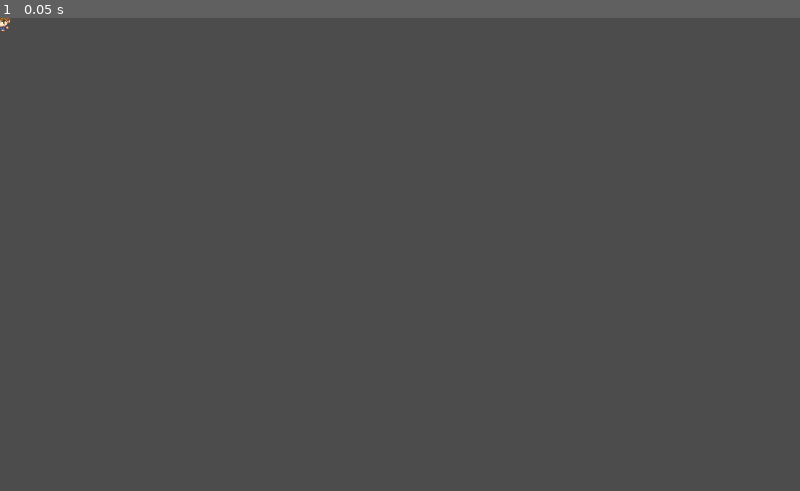
Above: before the commit, frame 1.
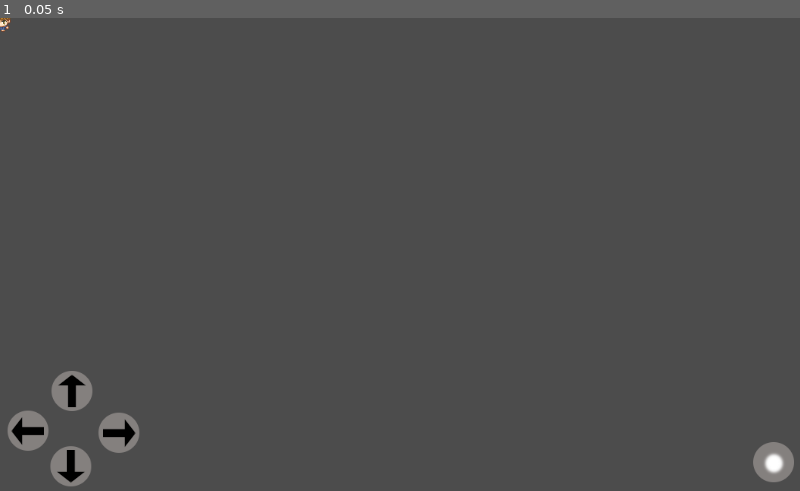
Above: after the commit, the same moment.

Repository: danielxf007/Multiplayer_Bomberman
Game: Godot game, scene res://player.tscn
The game is run twice, just before and just after one commit, with the same random seed, the same clock (stepped at 60 frames per second) and the same inputs. This scene is started directly instead of the project's main scene.
Inputs:
- Up to frame 1 (0.05 s): no input

The runs differ from the first frame. In frame 1, 1.7% of the frame differs, in the area x 1-100%, y 74-99%.

Commit message:
android

Diff:
--- a/gamestate.gd
+++ b/gamestate.gd
@@ -4,7 +4,7 @@
 const DEFAULT_PORT = 10567
 
 # Max number of players
-const MAX_PEERS = 12
+const MAX_PEERS = 4
 
 # Name for my player
 var player_name = "The Warrior"
--- a/lobby.tscn
+++ b/lobby.tscn
@@ -80,6 +80,7 @@
 size_flags_horizontal = 2
 size_flags_vertical = 2
 text = "The Warrior"
+max_length = 20
 
 [node name="ip_label" type="Label" parent="connect"]
 margin_left = 15.0
@@ -98,6 +99,7 @@
 size_flags_horizontal = 2
 size_flags_vertical = 2
 text = "127.0.0.1"
+max_length = 20
 
 [node name="host" type="Button" parent="connect"]
 margin_left = 181.0
--- a/player.tscn
+++ b/player.tscn
@@ -1,8 +1,12 @@
-[gd_scene load_steps=12 format=2]
+[gd_scene load_steps=16 format=2]
 
 [ext_resource path="res://player.gd" type="Script" id=1]
 [ext_resource path="res://charwalk.png" type="Texture" id=2]
 [ext_resource path="res://montserrat.otf" type="DynamicFontData" id=3]
+[ext_resource path="res://art/osb_left.png" type="Texture" id=4]
+[ext_resource path="res://art/osb_right.png" type="Texture" id=5]
+[ext_resource path="res://art/osb_jump.png" type="Texture" id=6]
+[ext_resource path="res://art/osb_fire.png" type="Texture" id=7]
 
 [sub_resource type="CircleShape2D" id=1]
 radius = 20.0
@@ -169,3 +173,32 @@
 custom_fonts/font = SubResource( 8 )
 text = "Player 1"
 align = 1
+
+[node name="PlayerInput" type="CanvasLayer" parent="."]
+
+[node name="Left" type="TouchScreenButton" parent="PlayerInput"]
+position = Vector2( 5, 511.909 )
+normal = ExtResource( 4 )
+action = "move_left"
+
+[node name="Right" type="TouchScreenButton" parent="PlayerInput"]
+position = Vector2( 125, 514.63 )
+normal = ExtResource( 5 )
+action = "move_right"
+
+[node name="Up" type="TouchScreenButton" parent="PlayerInput"]
+position = Vector2( 63, 459.523 )
+normal = ExtResource( 6 )
+action = "move_up"
+
+[node name="Down" type="TouchScreenButton" parent="PlayerInput"]
+position = Vector2( 125.577, 623.952 )
+rotation = 3.14159
+normal = ExtResource( 6 )
+action = "move_down"
+
+[node name="Bomb" type="TouchScreenButton" parent="PlayerInput"]
+position = Vector2( 1053.2, 618.511 )
+rotation = 3.14159
+normal = ExtResource( 7 )
+action = "set_bomb"
--- a/project.godot
+++ b/project.godot
@@ -137,7 +137,6 @@
 
 window/size/width=1056
 window/size/height=624
-window/size/resizable=false
 window/vsync/use_vsync=false
 window/stretch/mode="2d"
 window/stretch/aspect="expand"
Binary file added: art/osb_fire.png
Not shown, added: art/osb_fire.png.import
Binary file added: art/osb_jump.png
Not shown, added: art/osb_jump.png.import
Binary file added: art/osb_left.png
Not shown, added: art/osb_left.png.import
Binary file added: art/osb_right.png
Not shown, added: art/osb_right.png.import
Not shown, added: export_presets.cfg
